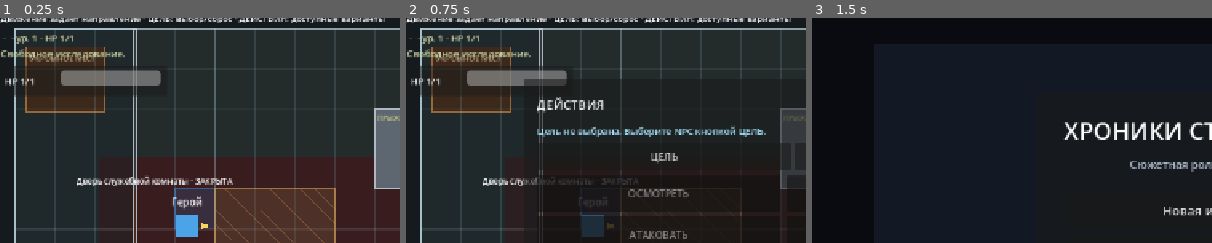
Above: before the commit, frames 1-3 (left to right).
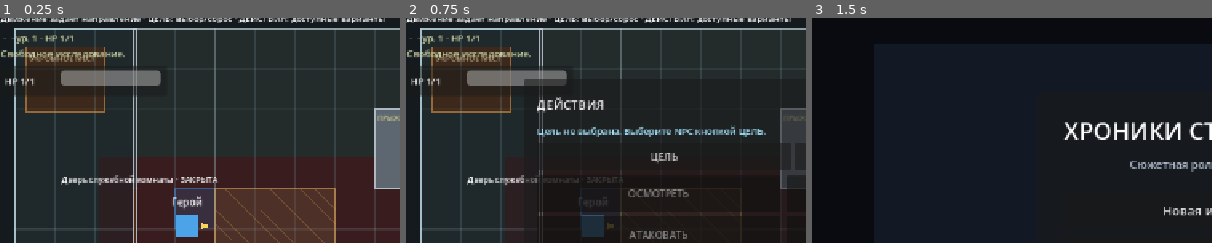
Above: after the commit, the same moments.

Repository: eretenkodaniil16-rgb/rpg-project
Game: Godot game, scene res://scenes/game/game.tscn
The game is run twice, just before and just after one commit, with the same random seed, the same clock (stepped at 60 frames per second) and the same inputs. This scene is started directly instead of the project's main scene.
Inputs:
- Up to frame 1 (0.25 s): no input
- Up to frame 2 (0.75 s): click "ДЕЙСТВИЯ" at 0.5 s
- Up to frame 3 (1.5 s): click "МЕНЮ" at 1.25 s
The pictures show only the part of the screen within x 2-52%, y 4-54%; the shares and areas given below are measured in that part.

The runs differ from the first frame. In frame 1, 1.1% of the frame differs, in the area x 15-59%, y 69-75%; in frame 2, 0.6%; in frame 3, nothing differs.

Commit message:
fix: определять соседство с дверью по клеткам с обеих сторон

Diff:
--- a/scripts/game/stealth_door.gd
+++ b/scripts/game/stealth_door.gd
@@ -2,10 +2,11 @@
 extends StaticBody2D
 
 const WORLD_INTERACTION_ACTION_ID: String = "world_interact"
+const ADJACENCY_MARGIN: float = 6.0
 
 @export var door_id: String = "west_service_door"
 @export var door_label: String = "Дверь служебной комнаты"
-@export var door_size: Vector2 = Vector2(36.0, 120.0)
+@export var door_size: Vector2 = Vector2(4.0, 128.0)
 
 var _door_state: String = "closed"
 var _collision: CollisionShape2D
@@ -23,9 +24,18 @@
 	if state != null and state.has_method("get_stealth_door_state"):
 		_door_state = str(state.call("get_stealth_door_state", door_id))
 	_apply_state(false)
+	call_deferred("_refresh_player_proximity")
+
+
+func _process(_delta: float) -> void:
+	_refresh_player_proximity()
 
 
 func interact() -> void:
+	_refresh_player_proximity()
+	if not is_instance_valid(_player_in_range):
+		get_tree().call_group("game_world", "show_combat_message", "Чтобы взаимодействовать с дверью, встаньте в соседнюю с ней клетку.", false)
+		return
 	if _is_combat_active():
 		if not _combat_player_can_interact_now():
 			get_tree().call_group("game_world", "show_combat_message", "Открыть или закрыть дверь можно только на своём ходу.", false)
@@ -42,7 +52,8 @@
 
 
 func can_perform_world_interaction() -> bool:
-	if not _door_state_allows_interaction():
+	_refresh_player_proximity()
+	if not is_instance_valid(_player_in_range) or not _door_state_allows_interaction():
 		return false
 	if not _is_combat_active():
 		return true
@@ -59,6 +70,8 @@
 
 
 func get_combat_interaction_description() -> String:
+	if not is_instance_valid(_player_in_range):
+		return "Встаньте в соседнюю с дверью клетку с любой стороны."
 	if _is_combat_active() and not _combat_player_can_interact_now():
 		return "Взаимодействовать с дверью можно только на своём ходу."
 	if _is_combat_active() and _current_combat_turn_token() == _last_combat_interaction_turn_token:
@@ -111,6 +124,11 @@
 	return Rect2(global_position - door_size * 0.5, door_size)
 
 
+func is_player_adjacent_for_testing() -> bool:
+	_refresh_player_proximity()
+	return is_instance_valid(_player_in_range)
+
+
 func _door_state_allows_interaction() -> bool:
 	return _door_state not in ["locked", "blocked", "broken"]
 
@@ -173,8 +191,8 @@
 
 	_state_label = Label.new()
 	_state_label.name = "StateLabel"
-	_state_label.position = Vector2(-94.0, -86.0)
-	_state_label.size = Vector2(188.0, 30.0)
+	_state_label.position = Vector2(-118.0, -88.0)
+	_state_label.size = Vector2(236.0, 30.0)
 	_state_label.horizontal_alignment = HORIZONTAL_ALIGNMENT_CENTER
 	_state_label.add_theme_font_size_override("font_size", 13)
 	_state_label.z_index = 6
@@ -183,7 +201,7 @@
 	_interaction_area = Area2D.new()
 	_interaction_area.name = "InteractionArea"
 	var interaction_shape := RectangleShape2D.new()
-	interaction_shape.size = door_size + Vector2(48.0, 64.0)
+	interaction_shape.size = Vector2(92.0, door_size.y + 16.0)
 	var interaction_collision := CollisionShape2D.new()
 	interaction_collision.shape = interaction_shape
 	_interaction_area.add_child(interaction_collision)
@@ -214,9 +232,37 @@
 	get_tree().call_group("stealth_world", "set_navigation_door_state", door_id, _door_state)
 
 
-func _on_body_entered(body: Node2D) -> void:
-	if not body.is_in_group("player"):
-		return
+func _refresh_player_proximity() -> void:
+	if not is_inside_tree():
+		return
+	var player: Node2D = get_tree().get_first_node_in_group("player") as Node2D
+	if player != null and _player_is_adjacent_to_door(player):
+		_set_player_in_range(player)
+	elif is_instance_valid(_player_in_range):
+		_clear_player_in_range(_player_in_range)
+
+
+func _player_is_adjacent_to_door(player: Node2D) -> bool:
+	var grid: BattleGrid = get_tree().get_first_node_in_group("battle_grid") as BattleGrid
+	if grid == null or player == null:
+		return false
+	var local_player: Vector2 = to_local(player.global_position)
+	var half_cell: float = grid.get_cell_size() * 0.5
+	var horizontal_distance: float = absf(local_player.x)
+	var vertical_distance: float = absf(local_player.y)
+	return (
+		horizontal_distance <= half_cell + ADJACENCY_MARGIN
+		and vertical_distance <= door_size.y * 0.5 - half_cell + ADJACENCY_MARGIN
+	)
+
+
+func _set_player_in_range(body: Node) -> void:
+	if body == null or not body.is_in_group("player"):
+		return
+	if body == _player_in_range:
+		return
+	if is_instance_valid(_player_in_range):
+		_clear_player_in_range(_player_in_range)
 	_player_in_range = body
 	if body.has_method("set_interactable"):
 		body.call("set_interactable", self)
@@ -230,7 +276,7 @@
 	)
 
 
-func _on_body_exited(body: Node2D) -> void:
+func _clear_player_in_range(body: Node) -> void:
 	if body != _player_in_range:
 		return
 	_disconnect_action_catalog()
@@ -240,6 +286,16 @@
 	get_tree().call_group("game_world", "set_interaction_action", false, "", "ДЕЙСТВИЕ")
 
 
+func _on_body_entered(body: Node2D) -> void:
+	if _player_is_adjacent_to_door(body):
+		_set_player_in_range(body)
+
+
+func _on_body_exited(body: Node2D) -> void:
+	if body == _player_in_range and not _player_is_adjacent_to_door(body):
+		_clear_player_in_range(body)
+
+
 func _connect_action_catalog() -> void:
 	var game: Node = get_tree().get_first_node_in_group("game_world")
 	var catalog: Node = game.get_node_or_null("Interface/ActionCatalogUI") if game != null else null
@@ -257,6 +313,8 @@
 
 
 func _on_catalog_action_requested(action_id: String) -> void:
-	if action_id != WORLD_INTERACTION_ACTION_ID or not is_instance_valid(_player_in_range):
-		return
-	interact()
+	if action_id != WORLD_INTERACTION_ACTION_ID:
+		return
+	_refresh_player_proximity()
+	if is_instance_valid(_player_in_range):
+		interact()
